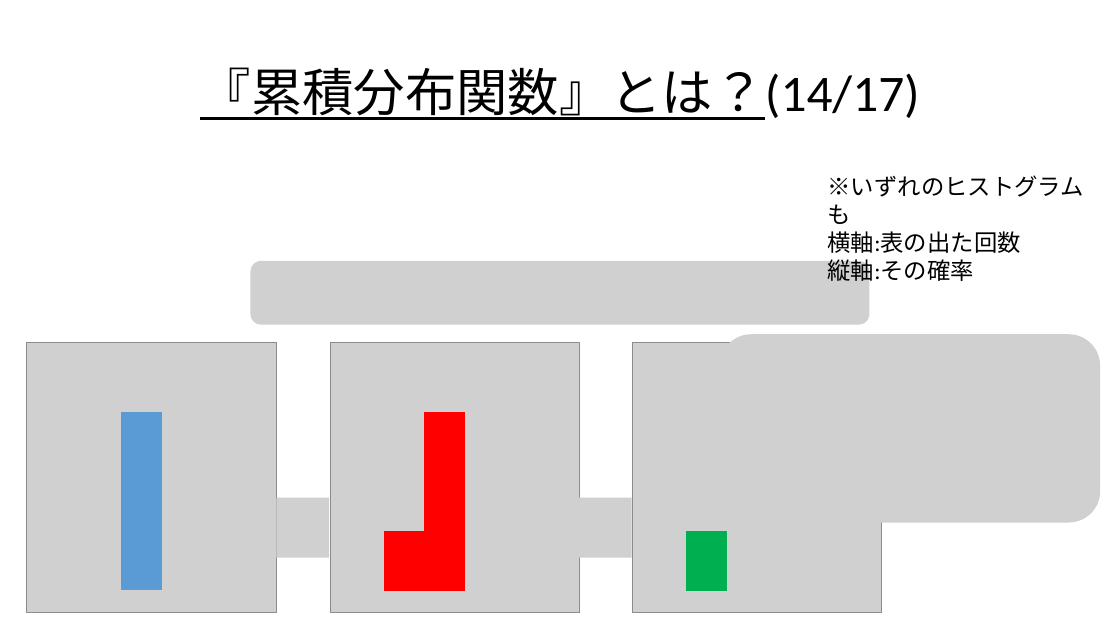
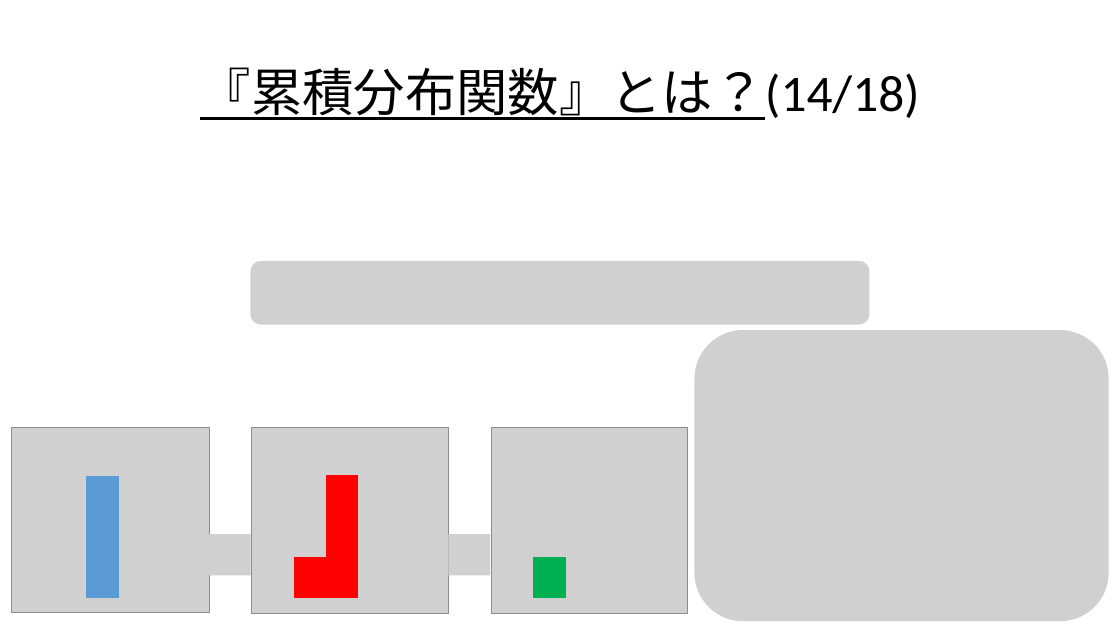
Before and after one commit to Ryo-KATAYAMA/Senior_Project, a slide deck: slide 102 of Chapter4_1.pptx. Drawn at 1120x630 pixels with LibreOffice and Linux fonts; fonts in the diff are those of the drawing; grey boxes stand for pictures. Boxes give left, top, right and bottom in pixels: in the first picture for what was removed or moved away, otherwise in the second. Text is boxed around its words. In the diff, an @@ line names an element or a change of style, - is before the commit and + after.

Commit message:
グラフ差し替え、一部レイアウト修正

```diff
--- a/Chapter4_1.pptx
+++ b/Chapter4_1.pptx
@@ title at [200, 67, 920, 120]: text changed @@
-『累積分布関数』とは？(14/17)
+『累積分布関数』とは？(14/18)
@@ text removed at [828, 175, 1084, 285] @@
-※いずれのヒストグラムも
-横軸:表の出た回数
-縦軸:その確率
@@ picture: place and size @@
-picture at [720, 334, 1101, 523]
+picture at [695, 330, 1109, 621]
@@ picture: place and size @@
-picture at [27, 343, 276, 613]
+picture at [11, 428, 208, 613]
@@ picture: place and size @@
-picture at [330, 343, 579, 613]
+picture at [252, 428, 449, 613]
@@ picture: place and size @@
-picture at [633, 343, 881, 613]
+picture at [492, 428, 688, 613]
@@ rectangle: place and size @@
-rectangle at [122, 413, 162, 590]
+rectangle at [87, 476, 118, 597]
@@ rectangle: place and size @@
-rectangle at [424, 413, 465, 591]
+rectangle at [326, 476, 358, 597]
@@ picture: place and size @@
-picture at [276, 497, 329, 558]
+picture at [209, 534, 251, 576]
@@ picture: place and size @@
-picture at [579, 497, 632, 558]
+picture at [449, 534, 491, 576]
@@ rectangle: place and size @@
-rectangle at [385, 532, 425, 591]
+rectangle at [295, 557, 327, 597]
@@ rectangle: place and size @@
-rectangle at [687, 532, 727, 590]
+rectangle at [534, 558, 565, 598]
```
Also in this commit, not shown: 20 other slides changed, 2 slides added, 1 slide removed.
